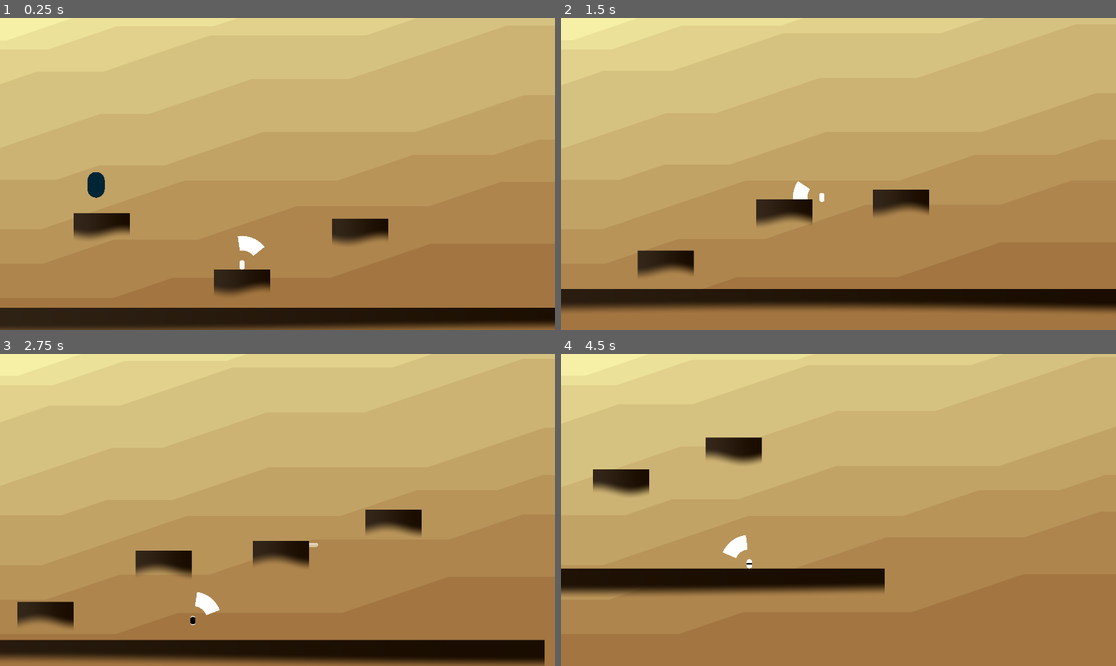
Above: before the commit, frames 1-4 (two rows, left to right).
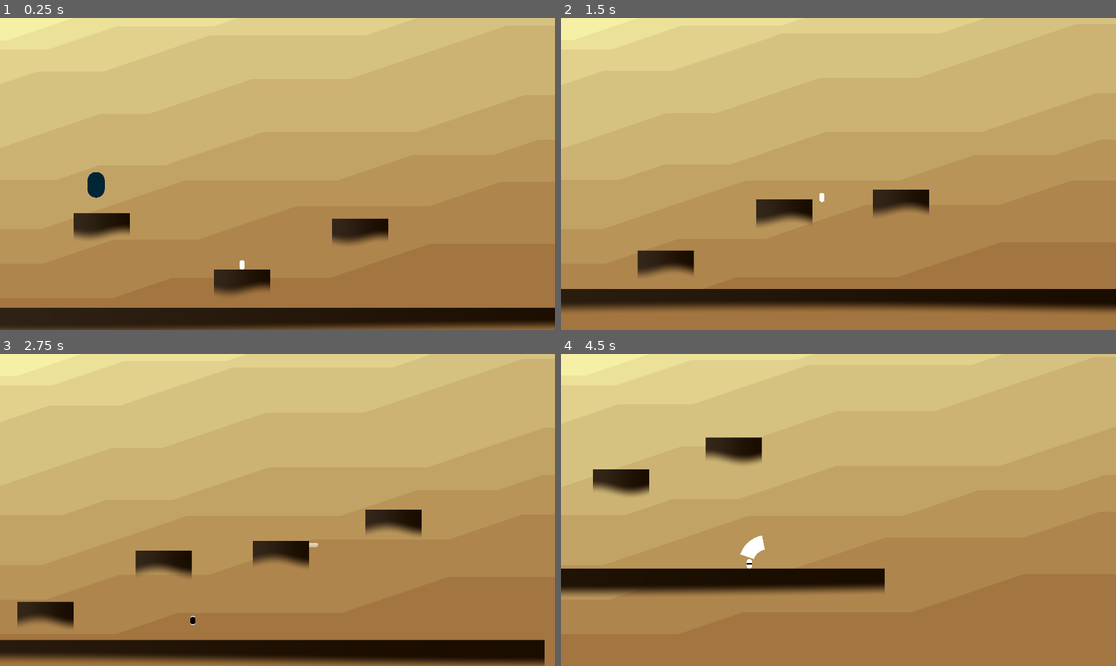
Above: after the commit, the same moments.

Repository: haikey-build/climb
Game: Godot game, scene res://level/desert/desert_level.tscn
Two runs of this game, one before a commit and one after it. Both use one fixed random seed, a clock stepped at 60 frames per second and the inputs below.
Inputs (mouse positions are in pixels of both pictures, inside the frame that each line leads up to):
- Up to frame 1 (0.25 s): no input
- Up to frame 2 (1.5 s): tap Enter (ui_accept) at 0.5 s; move the mouse to (960, 158) at 0.52 s; hold D (right) from 0.53 s (still down); click (960, 158) at 0.6 s; tap W (jump) at 0.77 s; move the mouse to (727, 189) at 1.27 s; tap Q (recall_platform) at 1.35 s
- Up to frame 3 (2.75 s): tap W (jump) at 1.52 s; click (166, 525) at 1.55 s; move the mouse to (333, 441) at 2.02 s; release D (right) at 2.03 s; hold A (left) from 2.03 s (still down); tap S (set_platform) at 2.1 s; click (333, 441) at 2.3 s
- Up to frame 4 (4.5 s): move the mouse to (810, 572) at 2.77 s; release A (left) at 2.78 s; hold D (right) 2.78-4.28 s; tap E (swap_platform_type) at 2.85 s; tap W (jump) at 3.02, 3.77 s; click (810, 572) at 3.05 s; move the mouse to (1005, 556) at 3.52 s; click (1005, 556) at 3.6 s; move the mouse to (672, 463) at 4.27 s; hold A (left) from 4.28 s (still down); click (672, 463) at 4.35 s

The runs differ from the first frame. In frame 1, 0.2% of the frame differs, in the area x 42-48%, y 69-77%; in frame 2, 0.1%; in frame 3, 0.2%; in frame 4, 0.4%, in the area x 29-37%, y 58-66%.

Commit message:
detach attack area

Diff:
--- a/char/ability/attack_area.gd
+++ b/char/ability/attack_area.gd
@@ -1,27 +1,58 @@
 extends Node2D
 
-# Parameters
+var _ABILITY_DURATION = 1000
+
 var _inner_radius: float = 50.0
 var _outer_radius: float = 100.0
 var _arc_width: float = PI / 3
 var _num_steps: int = 10
 
-# References to the nodes
-@onready var polygon2d = $Polygon2D
-@onready var collision_polygon2d = $Area2D/CollisionPolygon2D
+var _global_pos
+
+@onready var _polygon2d = $Polygon2D
+@onready var _collision_polygon2d = $Area2D/CollisionPolygon2D
+@onready var _cooldown_timer = $CooldownTimer
+@onready var _area2D = $Area2D
 
 
 func _ready():
-	polygon2d.polygon = _get_arc_points(0)
-	collision_polygon2d.polygon = _get_arc_points(0)
+	_polygon2d.polygon = _get_arc_points(0)
+	_collision_polygon2d.polygon = _get_arc_points(0)
+	set_process(false)
+	_turn_off()
 
+func enact_ability():
+	_turn_on()
 
-func _process(delta):
 	var mouse_position = get_global_mouse_position()
 	var look_angle = (mouse_position - global_position).angle()
 
-	collision_polygon2d.rotation = look_angle
-	polygon2d.rotation = look_angle
+	_collision_polygon2d.rotation = look_angle
+	_polygon2d.rotation = look_angle
+
+	_global_pos = global_position
+
+func _physics_process(delta):
+	global_position = _global_pos
+
+func _process(delta):
+	global_position = _global_pos
+
+func _turn_on():
+	set_physics_process(true)
+	_area2D.set_monitoring(true)
+	_area2D.set_monitorable(true)
+	_polygon2d.set_visible(true)
+
+	_cooldown_timer.start()
+
+
+func _turn_off():
+	position = Vector2(0, 0)
+	set_physics_process(false)
+	_area2D.set_monitoring(false)
+	_area2D.set_monitorable(false)
+	_polygon2d.set_visible(false)
 
 
 func _get_arc_points(look_angle):
@@ -50,3 +81,6 @@
 func _on_area_2d_body_shape_entered(body_rid, body, body_shape_index, local_shape_index):
 	print('-------entered-------------')
 	print(body)
+
+func _on_cooldown_timer_timeout():
+	_turn_off()
--- a/char/ability/attack_area.tscn
+++ b/char/ability/attack_area.tscn
@@ -11,6 +11,11 @@
 
 [node name="CollisionPolygon2D" type="CollisionPolygon2D" parent="Area2D"]
 
+[node name="CooldownTimer" type="Timer" parent="."]
+wait_time = 0.2
+one_shot = true
+
 [connection signal="area_entered" from="Area2D" to="." method="_on_area_2d_area_entered"]
 [connection signal="body_entered" from="Area2D" to="." method="_on_area_2d_body_entered"]
 [connection signal="body_shape_entered" from="Area2D" to="." method="_on_area_2d_body_shape_entered"]
+[connection signal="timeout" from="CooldownTimer" to="." method="_on_cooldown_timer_timeout"]
--- a/char/player/desert_char.gd
+++ b/char/player/desert_char.gd
@@ -14,6 +14,7 @@
 @onready var _platform_cooldown_timer = $PlatformCooldownTimer
 @onready var _air_jump = 1
 @onready var _can_place_platform = true
+@onready var _primary_ability = $AttackArea
 
 
 func _cycle_platform_type():
@@ -44,6 +45,8 @@
 		recall_platform_attempted.emit()
 	if Input.is_action_just_pressed("swap_platform_type"):
 		_cycle_platform_type()
+	if Input.is_action_just_pressed("primary_ability"):
+		_primary_ability.enact_ability()
 
 	velocity.x *= 0.75
 	velocity.y += 5000 * delta
--- a/project.godot
+++ b/project.godot
@@ -57,6 +57,11 @@
 "events": [Object(InputEventKey,"resource_local_to_scene":false,"resource_name":"","device":-1,"window_id":0,"alt_pressed":false,"shift_pressed":false,"ctrl_pressed":false,"meta_pressed":false,"pressed":false,"keycode":0,"physical_keycode":69,"key_label":0,"unicode":101,"echo":false,"script":null)
 ]
 }
+primary_ability={
+"deadzone": 0.5,
+"events": [Object(InputEventMouseButton,"resource_local_to_scene":false,"resource_name":"","device":-1,"window_id":0,"alt_pressed":false,"shift_pressed":false,"ctrl_pressed":false,"meta_pressed":false,"button_mask":1,"position":Vector2(117, 17),"global_position":Vector2(121, 58),"factor":1.0,"button_index":1,"canceled":false,"pressed":true,"double_click":false,"script":null)
+]
+}
 
 [physics]
 
